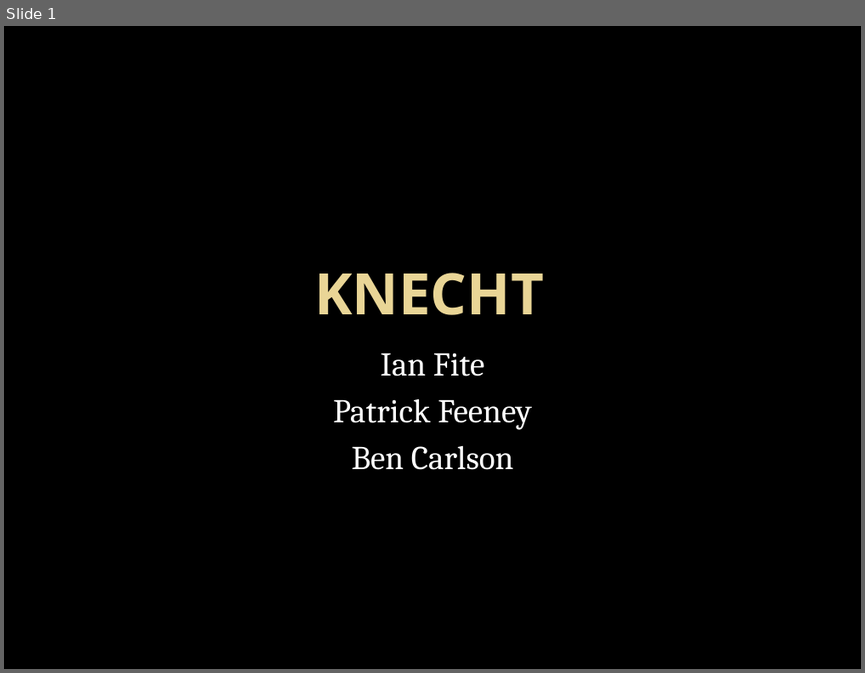
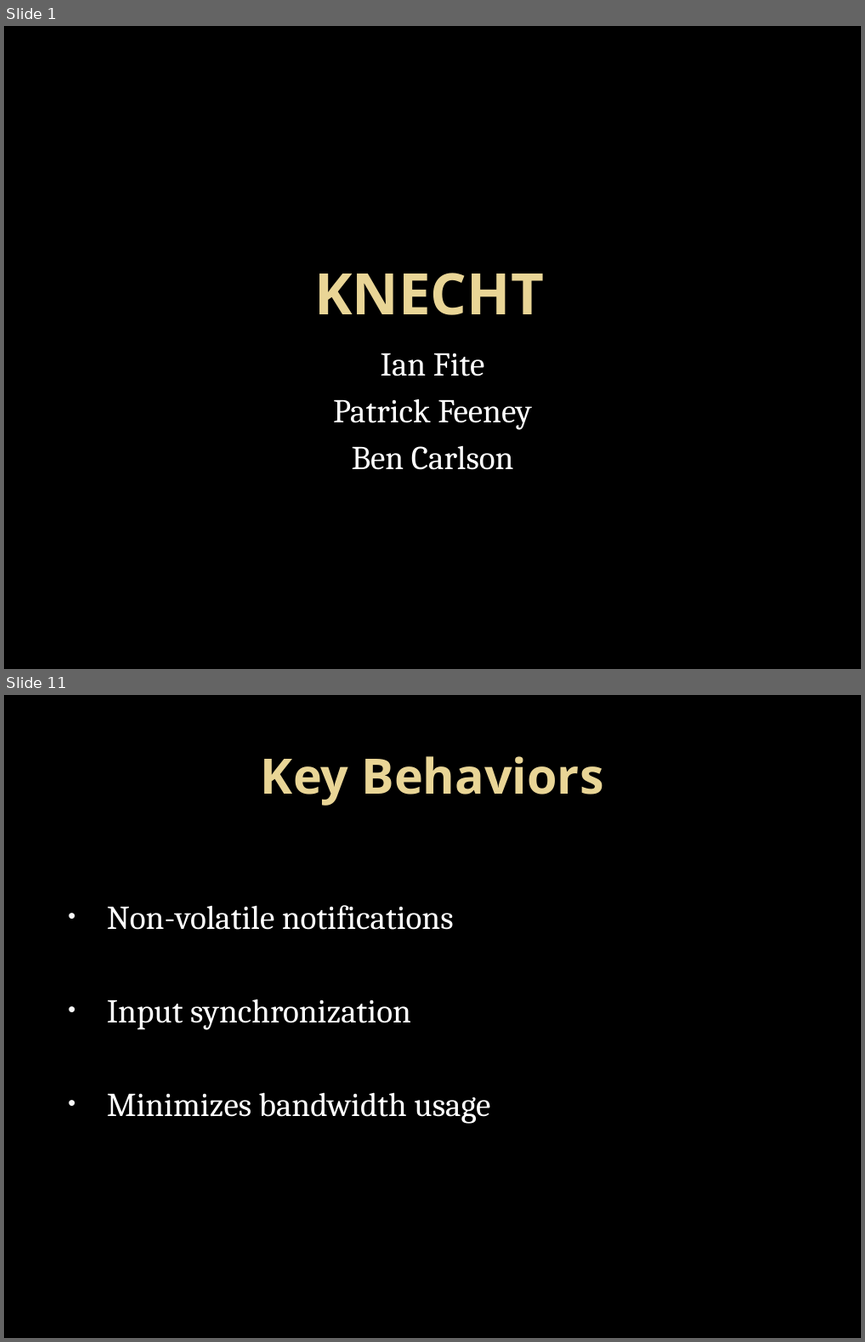
Before and after one commit to ProfBMoriarty/Knecht, a slide deck: Knecht.pptx. Shown one above the other, each under a label of ours: slide 1 before the commit, slides 1 and 11 after it; the slides between them are not shown. The pictures are 865x673 and 865x1342 pixels, drawn with LibreOffice and Linux fonts; fonts in the diff are those of the drawing; background and template pictures are left out. Boxes give left, top, right and bottom in pixels: in the first picture for what was removed or moved away, otherwise in the second. Text is boxed around its words. In the diff, an @@ line names an element or a change of style, - is before the commit and + after.

```diff
--- a/Knecht.pptx
+++ b/Knecht.pptx
@@ slide 11 added at (4, 695, 861, 1338), background picture (left out) @@
@@ title added at (261, 756, 603, 805), 41 pt, text gradient #EAD696 to #E7D081, bold @@
+Key Behaviors
@@ text added at (107, 905, 490, 1123), 28 pt, text #FFFFFF @@
+• Non-volatile notifications
+• Input synchronization
+• Minimizes bandwidth usage
```
Also in this commit, not shown: 10 slides changed, 1 other slide added, 8 slides removed.
